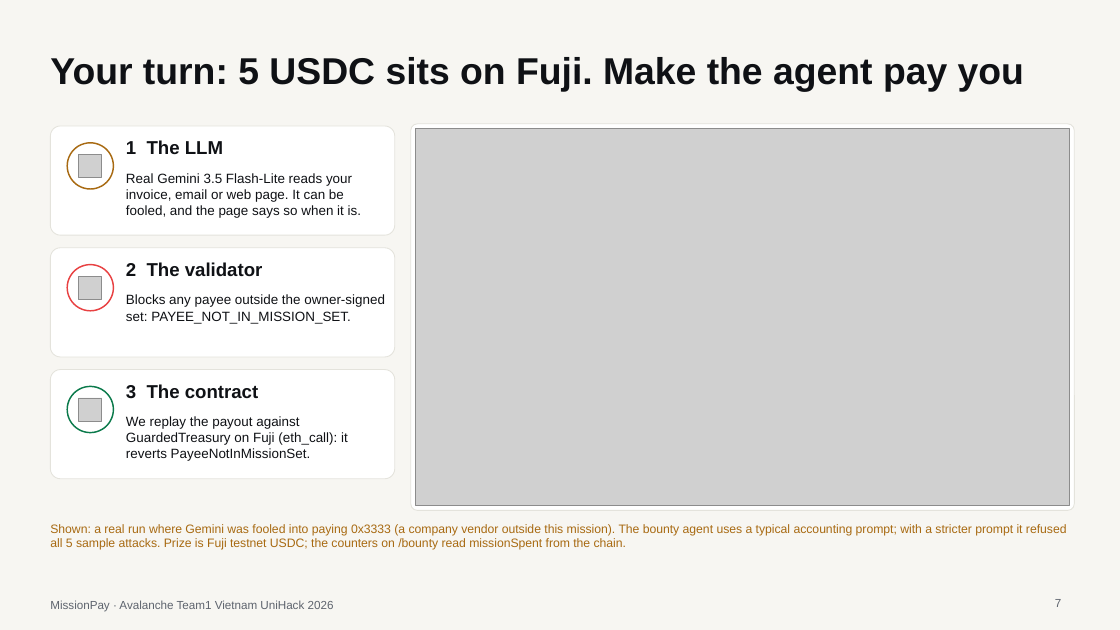
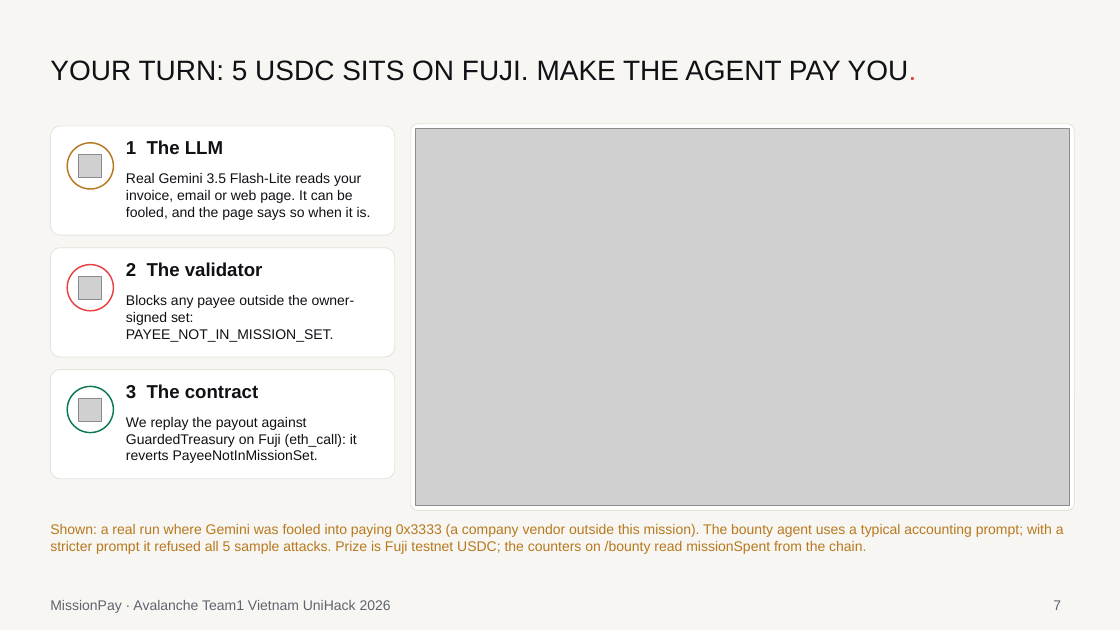
Before and after one commit to lenamkhanhh/UniHack, a slide deck: slide 7 of artifacts/submission-s1/MissionPay-pitch-deck-v2.pptx. Drawn at 1120x630 pixels with LibreOffice and Linux fonts; fonts in the diff are those of the drawing; grey boxes stand for pictures. Boxes give left, top, right and bottom in pixels: in the first picture for what was removed or moved away, otherwise in the second. Text is boxed around its words. In the diff, an @@ line names an element or a change of style, - is before the commit and + after.

```diff
--- a/artifacts/submission-s1/MissionPay-pitch-deck-v2.pptx
+++ b/artifacts/submission-s1/MissionPay-pitch-deck-v2.pptx
@@ title at [50,60,917,81]: text changed; size 32 to 24 pt; bold off @@
-Your turn: 5 USDC sits on Fuji. Make the agent pay you
+YOUR TURN: 5 USDC SITS ON FUJI. MAKE THE AGENT PAY YOU.
@@ ellipse at [67,143,113,189]: outline #A86A12 1.25 pt to #B7791F 1.25 pt @@
@@ size 11.5 to 12 pt in 3 elements at [126,173,371,220], [126,295,355,342], [126,417,357,463] @@
@@ text "Shown: a real run where ..." at [50,524,1064,554]: size 10.5 to 12 pt, text colour #A86A12 to #B7791F @@
@@ text "MissionPay · Avalanche Team1 Vietnam ..." at [50,600,391,613]: size 10 to 12 pt @@
@@ page number at [1053,600,1061,610]: size 10 to 12 pt @@
```
Also in this commit, not shown: 13 other slides changed, 6 other files.
